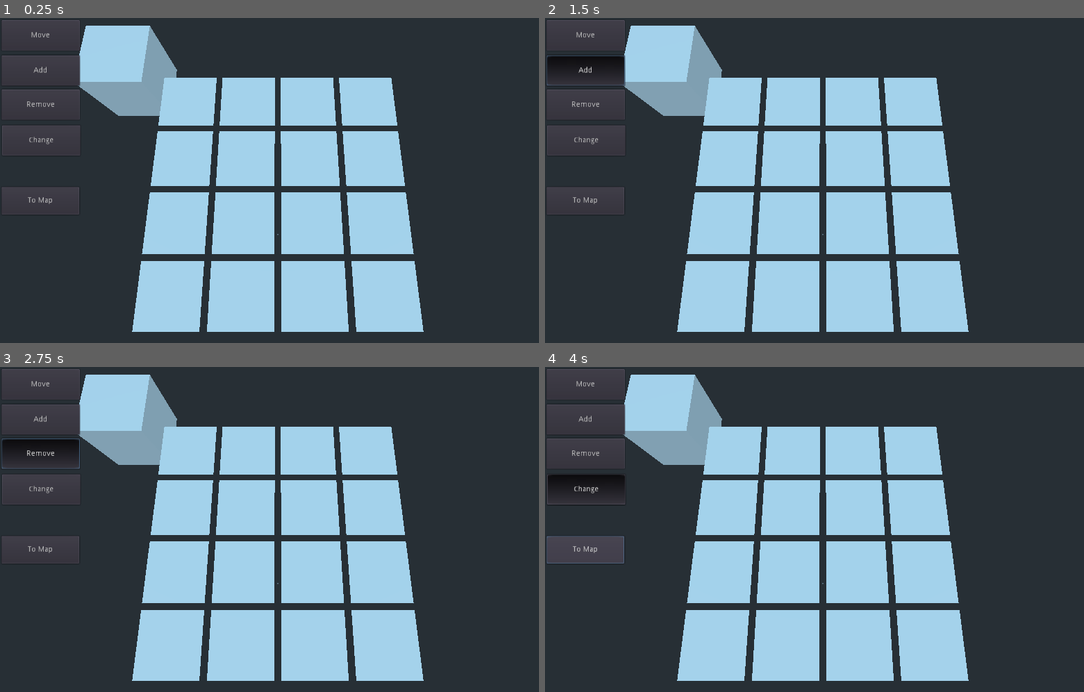
Above: before the commit, frames 1-4 (two rows, left to right).
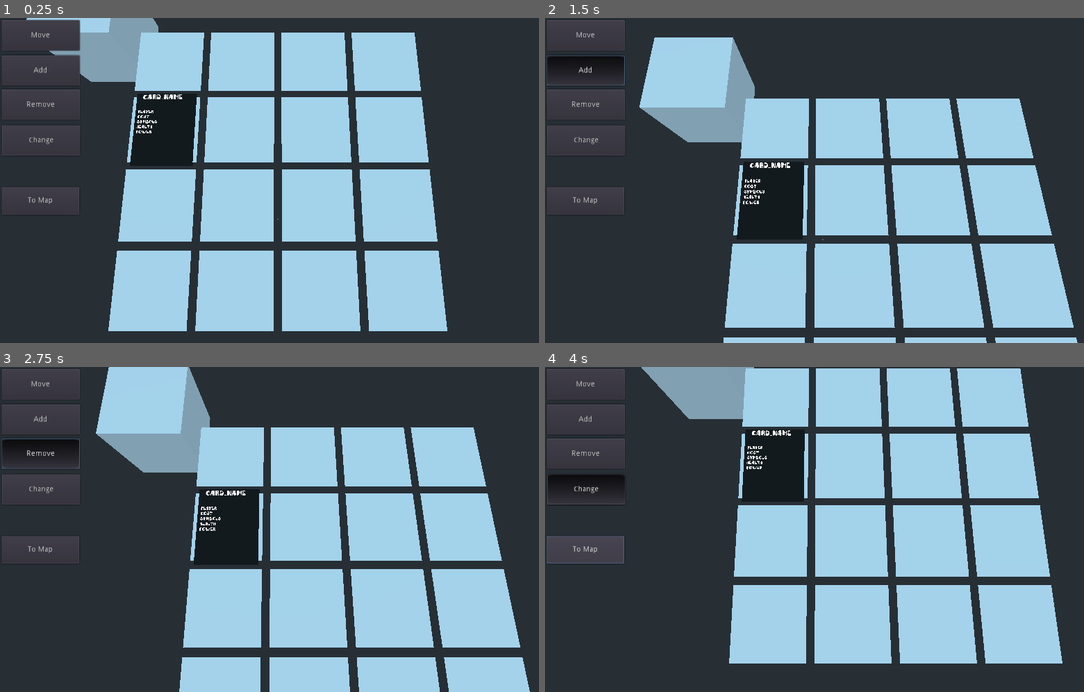
Above: after the commit, the same moments.

Repository: tpgame-spbstu/Tabletop-roguelike
Game: Godot game, scene res://Fight/fight_location.tscn
Two runs of this game, one before a commit and one after it. Both use one fixed random seed, a clock stepped at 60 frames per second and the inputs below. This scene is started directly instead of the project's main scene.
Inputs:
- Up to frame 1 (0.25 s): no input
- Up to frame 2 (1.5 s): click "Move" at 0.5 s; click "Add" at 1.25 s
- Up to frame 3 (2.75 s): click "Remove" at 2 s
- Up to frame 4 (4 s): click "Change" at 2.75 s; click "To Map" at 3.5 s

The runs differ from the first frame. In frame 1, 26% of the frame differs, in the area x 4-83%, y 0-97%; in frame 2, 32%; in frame 3, 32%; in frame 4, 41%, in the area x 14-97%, y 0-97%.
Error in both runs: Invalid get index 'cards' (on base: 'Nil'). (res://Fight/fight_location.gd:168)

Commit message:
Исправил имена переменных, динамическая камера, логика атакиб шрифты #40

Diff:
--- a/Card/card.gd
+++ b/Card/card.gd
@@ -5,12 +5,12 @@
 var BoardCell := load("res://Fight/board_cell.gd") as Script
 var HandCell := load("res://Fight/hand_cell.gd") as Script
 var CardConfig := load("res://Card/card_config.gd")
-var is_owned_by_player : bool
+export var is_owned_by_player_1 : bool
 var src_config
 var card_name : String
 var play_cost : Cost
 onready var symbols = $symbols
-var health : int
+export var health : int
 var power : int
 
 var animation = null
@@ -21,8 +21,8 @@
 signal animation_ended()
 
 
-func initialize(card_config, is_owned_by_player):
-	self.is_owned_by_player = is_owned_by_player
+func initialize(card_config, is_owned_by_player1):
+	self.is_owned_by_player_1 = is_owned_by_player1
 	src_config = card_config
 	card_name = card_config.card_name
 	play_cost = card_config.play_cost
@@ -52,11 +52,31 @@
 	return parent if HandCell.instance_has(parent) else null
 
 
-func process_attack():
+func reduce_health(delta):
+	health -= delta
+	if health <= 0:
+		get_parent().remove_child(self)
+		queue_free()
+
+
+func process_attack(fight_state):
 	var board_cell = get_board_cell_or_null()
 	assert(board_cell != null)
-	var target_board_cell = board_cell.get_relative_board_cell(0, 1)
-	####
+	var target_board_cell = board_cell.get_relative_board_cell(1, 0)
+	if target_board_cell == null:
+		return
+	if BoardCell.instance_has(target_board_cell):
+		var target_card = target_board_cell.get_card_or_null()
+		if target_card == null:
+			if target_board_cell.is_player_2_base():
+				fight_state.player_2_health -= power
+			return
+		if target_card.is_owned_by_player_1:
+			return
+		target_card.reduce_health(power)
+	else:
+		if target_board_cell == "up":
+			fight_state.player_2_health -= power
 
 
 func get_move_cost_or_null(target_board_cell):
@@ -70,9 +90,9 @@
 	delta_row_abs *= 1 if delta_row_abs > 0 else -1
 	var delta_column_abs = target_board_cell.column_index - board_cell.column_index
 	delta_column_abs *= 1 if delta_column_abs > 0 else -1
-	if target_board_cell.row_index == 3 or (delta_row_abs > 1) or (delta_column_abs > 1) or (delta_row_abs != 0 and delta_column_abs != 0):
+	if target_board_cell.is_player_2_base() or (delta_row_abs > 1) or (delta_column_abs > 1) or (delta_row_abs != 0 and delta_column_abs != 0):
 		return null
-	if board_cell.row_index == 0 && target_board_cell.row_index == 1:
+	if board_cell.is_player_1_base() && delta_row_abs == 1:
 		return Cost.new(1, 0, 0)
 	else:
 		return Cost.new(2, 0, 0)
--- a/Card/card.tscn
+++ b/Card/card.tscn
@@ -18,7 +18,7 @@
 [node name="card_visuals" type="Spatial" parent="."]
 
 [node name="Viewport" type="Viewport" parent="card_visuals"]
-size = Vector2( 200, 250 )
+size = Vector2( 400, 500 )
 transparent_bg = true
 gui_disable_input = true
 
@@ -26,6 +26,7 @@
 
 [node name="Sprite3D" type="Sprite3D" parent="card_visuals"]
 transform = Transform( -0.4, -6.03983e-08, 2.64009e-15, 0, -1.74846e-08, -0.4, 6.03983e-08, -0.4, 1.74846e-08, 0, 0.03, 0 )
+pixel_size = 0.005
 texture = SubResource( 5 )
 
 [node name="MeshInstance" type="MeshInstance" parent="card_visuals"]
--- a/Card/card_visuals_2d.gd
+++ b/Card/card_visuals_2d.gd
@@ -6,7 +6,7 @@
 func update_to_card(card):
 	card_name_label.text = card.card_name
 	var params_text = ""
-	params_text += String(card.is_owned_by_player)
+	params_text += String(card.is_owned_by_player_1)
 	params_text += "\n"
 	params_text += String(card.play_cost.energy)
 	params_text += "\n"
--- a/Card/card_visuals_2d.tscn
+++ b/Card/card_visuals_2d.tscn
@@ -1,24 +1,25 @@
 [gd_scene load_steps=7 format=2]
 
-[ext_resource path="res://fonts/Wanted.otf" type="DynamicFontData" id=1]
+[ext_resource path="res://fonts/fantazer.otf" type="DynamicFontData" id=1]
 [ext_resource path="res://Card/card_visuals_2d.gd" type="Script" id=2]
 
 [sub_resource type="DynamicFont" id=1]
-size = 26
+size = 53
 font_data = ExtResource( 1 )
 
 [sub_resource type="Theme" id=2]
 default_font = SubResource( 1 )
 
 [sub_resource type="DynamicFont" id=4]
+size = 32
 font_data = ExtResource( 1 )
 
 [sub_resource type="Theme" id=3]
 default_font = SubResource( 4 )
 
 [node name="card_visuals_2d" type="Control"]
-margin_right = 200.0
-margin_bottom = 250.0
+margin_right = 400.0
+margin_bottom = 500.0
 script = ExtResource( 2 )
 __meta__ = {
 "_edit_use_anchors_": false
@@ -44,10 +45,10 @@
 }
 
 [node name="Label" type="Label" parent="."]
-margin_left = 5.0
-margin_top = 41.0
-margin_right = 90.0
-margin_bottom = 208.0
+margin_left = 23.0
+margin_top = 121.0
+margin_right = 157.0
+margin_bottom = 293.0
 theme = SubResource( 3 )
 text = "player
 cost
@@ -59,10 +60,10 @@
 }
 
 [node name="card_params_label" type="Label" parent="."]
-margin_left = 109.0
-margin_top = 41.0
-margin_right = 194.0
-margin_bottom = 208.0
+margin_left = 218.0
+margin_top = 121.0
+margin_right = 303.0
+margin_bottom = 288.0
 theme = SubResource( 3 )
 __meta__ = {
 "_edit_use_anchors_": false
--- /dev/null
+++ b/Fight/Camera.gd
@@ -0,0 +1,12 @@
+extends Camera
+
+onready var base_rotation := rotation.x
+onready var base_translation := translation
+
+func _input(event):
+	if event is InputEventMouseMotion:
+		translation = base_translation
+		rotation.x = base_rotation
+		translation.x -= (event.position.x / get_viewport().get_visible_rect().size.x - 0.5) * 2
+		rotation.x -= (event.position.y / get_viewport().get_visible_rect().size.y - 0.5) / 4
+		translation.z -= (event.position.y / get_viewport().get_visible_rect().size.y - 0.5) * 2
--- a/Fight/board.gd
+++ b/Fight/board.gd
@@ -16,7 +16,11 @@
 			cell.connect("input_event", self, "_on_board_cell_input_event")
 
 func get_board_cell(row_index, column_index):
-	if row_index < 0 or row_index >= rows_count or column_index < 0 or column_index >= column_count:
+	if row_index < 0:
+		return "up"
+	if row_index >= rows_count:
+		return "down"
+	if column_index < 0 or column_index >= column_count:
 		return null
 	return get_child(row_index).get_child(column_index)
 
@@ -28,11 +32,11 @@
 			emit_signal("board_click", board_cell, board_cell.get_card_or_null())
 
 
-func _on_player_attack_enter():
+func _on_player_attack_enter(fight_state):
 	for column_index in range(column_count):
 		for row_index in range(rows_count - 1, -1, -1):
 			var cell = get_board_cell(row_index, column_index)
 			var card = cell.get_card_or_null()
-			if card == null or !card.is_owned_by_player:
+			if card == null or !card.is_owned_by_player_1:
 				continue
-			card.process_attack()
+			card.process_attack(fight_state)
--- a/Fight/board_cell.gd
+++ b/Fight/board_cell.gd
@@ -16,6 +16,14 @@
 		if Card.instance_has(child):
 			return child
 	return null
+
+
+func is_player_1_base():
+	return row_index == 0
+
+
+func is_player_2_base():
+	return row_index == board.rows_count - 1
 
 
 func get_relative_board_cell(delta_row, delta_column):
--- a/Fight/fight_location.gd
+++ b/Fight/fight_location.gd
@@ -27,35 +27,35 @@
 	deck.connect("deck_click", self, "_on_deck_click")
 	bell.connect("bell_click", self, "_on_bell_click")
 	fight_state = FightStateManager.new()
-	fight_state.connect("player_draw_cards_enter", self, "_on_player_draw_cards_enter")
-	fight_state.connect("player_place_and_move_enter", self, "_on_player_place_and_move_enter")
-	fight_state.connect("player_attack_enter", self, "_on_player_attack_enter")
+	fight_state.connect("player_1_draw_cards_enter", self, "_on_player_1_draw_cards_enter")
+	fight_state.connect("player_1_place_and_move_enter", self, "_on_player_1_place_and_move_enter")
+	fight_state.connect("player_1_attack_enter", self, "_on_player_1_attack_enter")
 	fight_state.start()
 
 
-func _on_player_draw_cards_enter():
+func _on_player_1_draw_cards_enter():
 	fight_state.restore_energy()
 	fight_state.card_to_play = null
 	fight_state.card_to_move = null
 
 
-func _on_player_place_and_move_enter():
+func _on_player_1_place_and_move_enter():
 	fight_state.set_extra_draws_count(1)
 
 
-func _on_player_attack_enter():
-	board._on_player_attack_enter()
+func _on_player_1_attack_enter():
+	board._on_player_attack_enter(fight_state)
 
 
 func _on_board_click(board_cell, card):
 	if !input_allowed:
 		return
-	if fight_state.state != FightStateManager.State.PLAYER_PLACE_AND_MOVE:
+	if fight_state.state != FightStateManager.State.PLAYER_1_PLACE_AND_MOVE:
 		return
 	if fight_state.card_to_play != null:
 		if card != null:
 			return
-		if board_cell.row_index != 0:
+		if !board_cell.is_player_1_base():
 			return
 		fight_state.card_to_play.play_cost.pay(fight_state)
 		yield(play_card(board_cell, fight_state.card_to_play), "completed")
@@ -78,7 +78,7 @@
 	else:
 		if card == null:
 			return
-		if !card.is_owned_by_player:
+		if !card.is_owned_by_player_1:
 			return
 		fight_state.card_to_move = card
 		selector.move_to(board_cell)
@@ -112,7 +112,7 @@
 func _on_hand_click(hand_cell, card):
 	if !input_allowed:
 		return
-	if fight_state.state != FightStateManager.State.PLAYER_PLACE_AND_MOVE:
+	if fight_state.state != FightStateManager.State.PLAYER_1_PLACE_AND_MOVE:
 		return
 	if fight_state.card_to_play != null:
 		fight_state.card_to_play = null
@@ -134,10 +134,10 @@
 	if card == null:
 		return
 	match fight_state.state:
-		FightStateManager.State.PLAYER_DRAW_CARDS:
+		FightStateManager.State.PLAYER_1_DRAW_CARDS:
 			yield(draw_card(deck, card), "completed")
 			fight_state.next_state()
-		FightStateManager.State.PLAYER_PLACE_AND_MOVE:
+		FightStateManager.State.PLAYER_1_PLACE_AND_MOVE:
 			if fight_state.energy >= 2 && fight_state.extra_draws_count > 0:
 				fight_state.energy -= 2
 				fight_state.extra_draws_count -= 1
--- a/Fight/fight_location.tscn
+++ b/Fight/fight_location.tscn
@@ -7,6 +7,8 @@
 [ext_resource path="res://Fight/deck.gd" type="Script" id=5]
 [ext_resource path="res://Fight/selector.gd" type="Script" id=6]
 [ext_resource path="res://Fight/bell.gd" type="Script" id=7]
+[ext_resource path="res://Card/card.tscn" type="PackedScene" id=8]
+[ext_resource path="res://Fight/Camera.gd" type="Script" id=9]
 
 [sub_resource type="CubeMesh" id=1]
 
@@ -75,6 +77,9 @@
 
 [node name="cell_0" parent="board/row_2" instance=ExtResource( 4 )]
 transform = Transform( 1, 0, 0, 0, 1, 0, 0, 0, 1, 1.5, 0, 0 )
+
+[node name="card" parent="board/row_2/cell_0" instance=ExtResource( 8 )]
+health = 1
 
 [node name="cell_1" parent="board/row_2" instance=ExtResource( 4 )]
 transform = Transform( 1, 0, 0, 0, 1, 0, 0, 0, 1, 0.5, 0, 0 )
@@ -186,7 +191,8 @@
 }
 
 [node name="Camera" type="Camera" parent="."]
-transform = Transform( -1, 8.51491e-08, -1.98085e-08, 0, 0.226583, 0.973992, 8.74228e-08, 0.973992, -0.226583, 0, 3.485, -0.677 )
+transform = Transform( -1, -8.62331e-08, 1.43732e-08, 0, 0.164411, 0.986392, -8.74228e-08, 0.986392, -0.164411, 0, 2.91797, -0.677 )
+script = ExtResource( 9 )
 
 [connection signal="input_event" from="bell/Area" to="bell" method="_on_Area_input_event"]
 [connection signal="input_event" from="deck/Area" to="deck" method="_on_Area_input_event"]
--- a/Fight/fight_state_manager.gd
+++ b/Fight/fight_state_manager.gd
@@ -2,16 +2,16 @@
 
 
 enum State {
-	PLAYER_DRAW_CARDS,
-	PLAYER_PLACE_AND_MOVE,
-	PLAYER_ATTACK,
-	AI_DRAW_CARDS,
-	AI_PLACE_AND_MOVE,
-	AI_ATTACK,
+	PLAYER_1_DRAW_CARDS,
+	PLAYER_1_PLACE_AND_MOVE,
+	PLAYER_1_ATTACK,
+	PLAYER_2_DRAW_CARDS,
+	PLAYER_2_PLACE_AND_MOVE,
+	PLAYER_2_ATTACK,
 }
 
-var player_health setget set_player_health
-var ai_health setget set_ai_health
+var player_1_health setget set_player_1_health
+var player_2_health setget set_player_2_health
 
 var loop_number = 0 setget set_loop_number
 var state setget set_state
@@ -29,53 +29,52 @@
 	loop_number = new_value
 	print("Loop number %d" % loop_number)
 
-signal player_draw_cards_enter()
-signal player_place_and_move_enter()
-signal player_attack_enter()
-signal ai_draw_cards_enter()
-signal ai_place_and_move_enter()
-signal ai_attack_enter()
+signal player_1_draw_cards_enter()
+signal player_1_place_and_move_enter()
+signal player_1_attack_enter()
+signal player_2_draw_cards_enter()
+signal player_2_place_and_move_enter()
+signal player_2_attack_enter()
 
 func set_state(new_value):
 	assert(State.values().has(new_value))
 	state = new_value
 	match state:
-		State.PLAYER_DRAW_CARDS:
-			print("Changed state to PLAYER_DRAW_CARDS")
-			emit_signal("player_draw_cards_enter")
-		State.PLAYER_PLACE_AND_MOVE:
-			set_extra_draws_count(1)
+		State.PLAYER_1_DRAW_CARDS:
+			print("Changed state to PLAYER_1_DRAW_CARDS")
+			emit_signal("player_1_draw_cards_enter")
+		State.PLAYER_1_PLACE_AND_MOVE:
 			print("Changed state to PLAYER_PLACE_AND_MOVE")
-			emit_signal("player_place_and_move_enter")
-		State.PLAYER_ATTACK:
+			emit_signal("player_1_place_and_move_enter")
+		State.PLAYER_1_ATTACK:
 			print("Changed state to PLAYER_ATTACK")
-			emit_signal("player_attack_enter")
-		State.AI_DRAW_CARDS:
-			print("Changed state to AI_DRAW_CARDS")
-			emit_signal("ai_draw_cards_enter")
-		State.AI_PLACE_AND_MOVE:
-			print("Changed state to AI_PLACE_AND_MOVE")
-			emit_signal("ai_place_and_move_enter")
-		State.AI_ATTACK:
-			print("Changed state to AI_ATTACK")
-			emit_signal("ai_attack_enter")
+			emit_signal("player_1_attack_enter")
+		State.PLAYER_2_DRAW_CARDS:
+			print("Changed state to PLAYER_2_DRAW_CARDS")
+			emit_signal("player_2_draw_cards_enter")
+		State.PLAYER_2_PLACE_AND_MOVE:
+			print("Changed state to PLAYER_2_PLACE_AND_MOVE")
+			emit_signal("player_2_place_and_move_enter")
+		State.PLAYER_2_ATTACK:
+			print("Changed state to PLAYER_2_ATTACK")
+			emit_signal("player_2_attack_enter")
 
 
 func next_state():
 	match state:
-		State.PLAYER_DRAW_CARDS:
-			set_state(State.PLAYER_PLACE_AND_MOVE)
-		State.PLAYER_PLACE_AND_MOVE:
-			set_state(State.PLAYER_ATTACK)
-		State.PLAYER_ATTACK:
-			set_state(State.AI_DRAW_CARDS)
-		State.AI_DRAW_CARDS:
-			set_state(State.AI_PLACE_AND_MOVE)
-		State.AI_PLACE_AND_MOVE:
-			set_state(State.AI_ATTACK)
-		State.AI_ATTACK:
+		State.PLAYER_1_DRAW_CARDS:
+			set_state(State.PLAYER_1_PLACE_AND_MOVE)
+		State.PLAYER_1_PLACE_AND_MOVE:
+			set_state(State.PLAYER_1_ATTACK)
+		State.PLAYER_1_ATTACK:
+			set_state(State.PLAYER_2_DRAW_CARDS)
+		State.PLAYER_2_DRAW_CARDS:
+			set_state(State.PLAYER_2_PLACE_AND_MOVE)
+		State.PLAYER_2_PLACE_AND_MOVE:
+			set_state(State.PLAYER_2_ATTACK)
+		State.PLAYER_2_ATTACK:
 			set_loop_number(loop_number + 1)
-			set_state(State.PLAYER_DRAW_CARDS)
+			set_state(State.PLAYER_1_DRAW_CARDS)
 
 
 func set_energy(new_value):
@@ -88,14 +87,14 @@
 	print("Bones changet to %d" % bones)
 
 
-func set_player_health(new_value):
-	bones = new_value
-	print("player_health changet to %d" % player_health)
+func set_player_1_health(new_value):
+	player_1_health = new_value
+	print("player_1_health changet to %d" % player_1_health)
 
 
-func set_ai_health(new_value):
-	ai_health = new_value
-	print("ai_health changet to %d" % ai_health)
+func set_player_2_health(new_value):
+	player_2_health = new_value
+	print("player_2_health changet to %d" % player_2_health)
 
 
 func restore_energy():
@@ -112,4 +111,6 @@
 
 func start():
 	set_loop_number(1)
-	set_state(State.PLAYER_DRAW_CARDS)
+	set_player_1_health(5)
+	set_player_2_health(5)
+	set_state(State.PLAYER_1_DRAW_CARDS)
Not shown: 1 places in Fight/fight_location.tscn that only renumber resources
Binary file added: fonts/fantazer.otf
